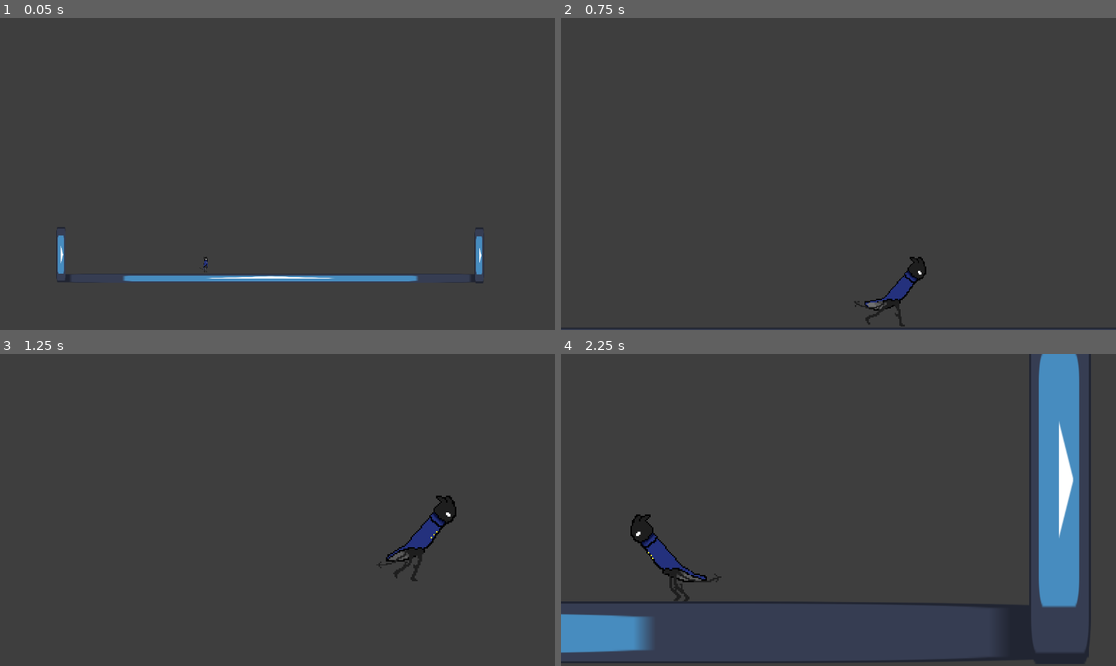
Above: before the commit, frames 1-4 (two rows, left to right).
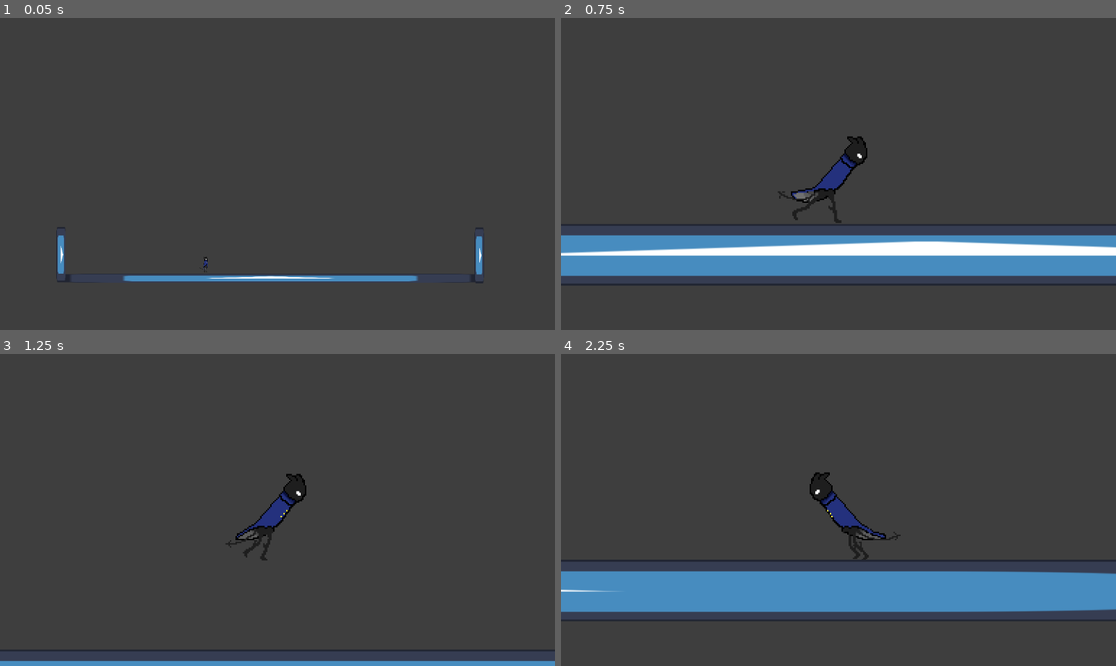
Above: after the commit, the same moments.

Repository: WarumSindNamenSoSchwer/Projec-t_Game
Game: Godot game, scene res://Scenes/main.tscn
The game is run twice, just before and just after one commit, with the same random seed, the same clock (stepped at 60 frames per second) and the same inputs. The engine's default icon, where the game draws it, is replaced by a stand-in: a white triangle on a blue panel in a dark square.
Inputs:
- Up to frame 1 (0.05 s): no input
- Up to frame 2 (0.75 s): tap Enter at 0.5 s; hold D (right) from 0.53 s (still down); hold Shift (Sprinting) from 0.53 s (still down)
- Up to frame 3 (1.25 s): keep holding D (right); keep holding Shift (Sprinting); tap W (jump) at 0.77 s
- Up to frame 4 (2.25 s): release Shift (Sprinting) at 1.28 s; tap Shift (Sprinting) at 1.35 s; tap W (jump) at 1.52 s; release D (right) at 2.03 s; hold A (left) from 2.03 s (still down); hold Shift (Sprinting) from 2.03 s (still down)

Frame 1 is identical in both runs. In frame 2, 16% of the frame differs, in the area x 0-100%, y 37-100%; in frame 3, 4.3%; in frame 4, 24%, in the area x 0-100%, y 0-100%.

Commit message:
minor changes camera fixed -> set a current cam after the animation is done

Diff:
--- a/Scenes/Slade.tscn
+++ b/Scenes/Slade.tscn
@@ -186,10 +186,10 @@
 [node name="AnimatedSprite2D" type="AnimatedSprite2D" parent="."]
 texture_filter = 1
 sprite_frames = SubResource("SpriteFrames_48kxl")
-frame_progress = 0.443102
+animation = &"run"
 
 [node name="CollisionShape2D" type="CollisionShape2D" parent="."]
+texture_filter = 1
 position = Vector2(0.00809105, -0.515569)
 rotation = -3.1259
-scale = Vector2(1, 1)
 shape = SubResource("RectangleShape2D_t2p4c")
--- a/Scenes/main.tscn
+++ b/Scenes/main.tscn
@@ -14,6 +14,8 @@
 friction_sprinting = 150.0
 gravity = 100.0
 
+[node name="slade_cam" type="Camera2D" parent="Slade"]
+
 [node name="StaticBody2D" parent="." instance=ExtResource("2_28rdc")]
 position = Vector2(142, 718)
 
@@ -27,7 +29,7 @@
 rotation = 1.5708
 scale = Vector2(0.13, 1)
 
-[node name="Camera2D" type="Camera2D" parent="."]
+[node name="Map_cam" type="Camera2D" parent="."]
 texture_filter = 1
 position = Vector2(875, -726)
 scale = Vector2(0.999999, 0.999999)
--- a/Scripts/Camera2D.gd
+++ b/Scripts/Camera2D.gd
@@ -2,37 +2,40 @@
 
 
 @onready var slade = $"../Slade"
-@onready var camera_2d = $"."
+@onready var slade_cam = $"../Slade/slade_cam"
+@onready var map_cam = $"."
+
 
 
 var start = true
 var speed = 0.0
 
+func _ready():
+	map_cam.make_current()
 
-# Called every frame. 'delta' is the elapsed time since the previous frame.
 func _process(delta):
-
-	print(4)
-
-
 
 	if Input.is_anything_pressed():
 		start = false
-		print(1)
-
+		switchCamera(slade_cam)
 
 
 	if start == true:
-		print(3)
 		if Input.is_anything_pressed():
 			start = false
-			print(2)
 		await get_tree().create_timer(1).timeout
 		speed += delta/1000
 		position = lerp(position,slade.position,speed)
 		zoom = lerp(zoom,Vector2(1.0,1.0),speed)
 		#print(position)
 
+
 	else:
-		position = lerp(position,slade.position,0.1)
+		switchCamera(slade_cam)
+		'''
+		position = lerp(position,slade.position,1.0)
 		zoom = lerp(zoom,Vector2(1.0,1.0),0.1)
+		'''
+
+func switchCamera(newCam):
+	newCam.make_current()
--- a/Scripts/player.tres.gd
+++ b/Scripts/player.tres.gd
@@ -1,6 +1,6 @@
 extends CharacterBody2D
 @onready var sprite = $AnimatedSprite2D
-@onready var camera_2d = $Camera2D
+@onready var camera_2d = $slade_cam
 
 @export var speed: float = 2200.0
 @export var sprint_speed: float = 3500.0
@@ -15,6 +15,7 @@
 
 @export var max_jumps: int  = 2
 var current_jumps: int = 1
+
 @export var max_dash: int = 2
 var current_dash: int = 1
 
@@ -25,7 +26,7 @@
 const ZOOM_SPEED = 0.1
 const TARGET_ZOOM = BASE_ZOOM
 
-func _physics_process(delta):
+func _physics_process(_delta):
 	var input_dir: Vector2 = input()
 
 	if input_dir != Vector2.ZERO:
@@ -56,17 +57,16 @@
 
 func dash(direction):
 	if Input.is_action_pressed("Sprinting"):
-		print(1)
 		if current_dash < max_dash:
 			velocity = velocity.move_toward(20000 * direction, 4000.0)
+			current_dash += 1
+			add_friction(friction_sprinting)
+	if Input.is_action_just_released("Sprinting"):
+		current_dash = 0
+		add_friction(friction)
 
-			current_dash += 1
-	if Input.is_action_just_released("Sprinting"):
-		add_friction(friction_sprinting)
-		current_dash = 1
-
-func accelerate(direction, speed):
-	velocity = velocity.move_toward(speed * direction, accel)
+func accelerate(direction, accel_speed):
+	velocity = velocity.move_toward(accel_speed * direction, accel)
 
 func add_friction(frictions):
 	velocity = velocity.move_toward(Vector2.ZERO, frictions)
